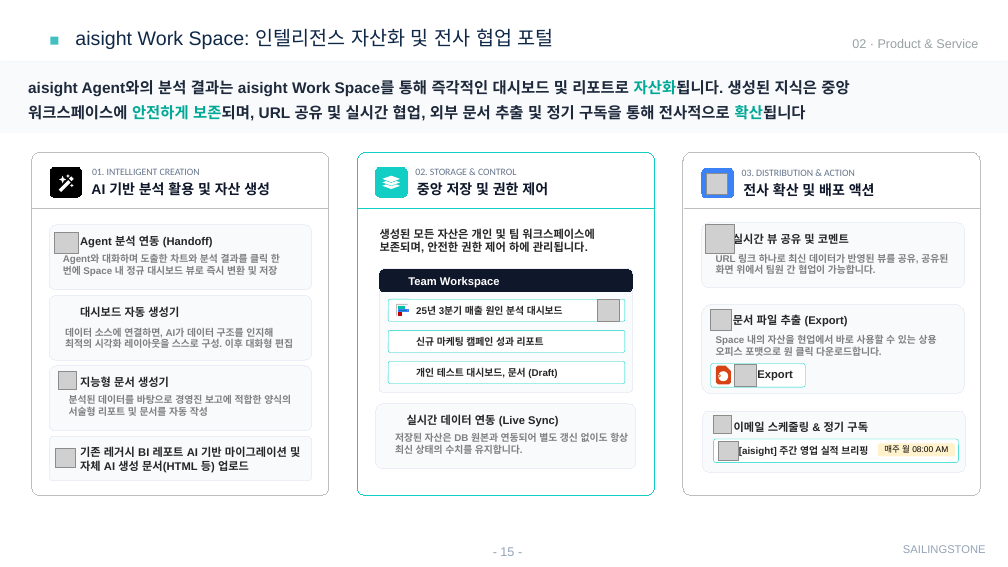
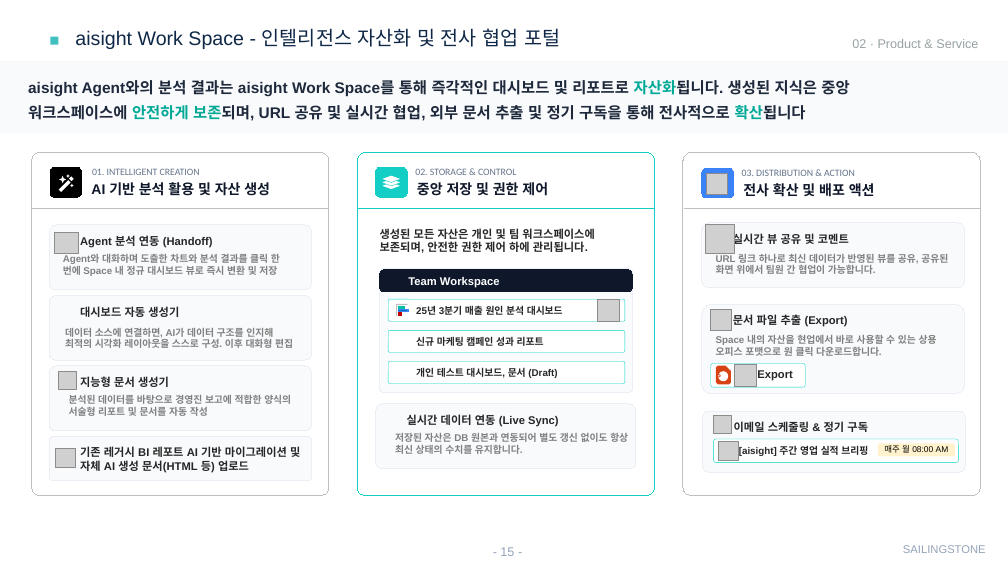
Before and after one commit to sellect-team/doc, a slide deck: slide 15 of docs/company/_source/company-intro-2026.pptx. Drawn at 1008x567 pixels with LibreOffice and Linux fonts; fonts in the diff are those of the drawing; grey boxes stand for pictures; background and template pictures are left out. Boxes give left, top, right and bottom in pixels: in the first picture for what was removed or moved away, otherwise in the second. Text is boxed around its words. In the diff, an @@ line names an element or a change of style, - is before the commit and + after.

```diff
--- a/docs/company/_source/company-intro-2026.pptx
+++ b/docs/company/_source/company-intro-2026.pptx
@@ title at (75,28,560,49): text changed @@
-aisight Work Space: 인텔리전스 자산화 및 전사 협업 포털
+aisight Work Space - 인텔리전스 자산화 및 전사 협업 포털
```
Also in this commit, not shown: 9 other slides changed, 21 other files.
